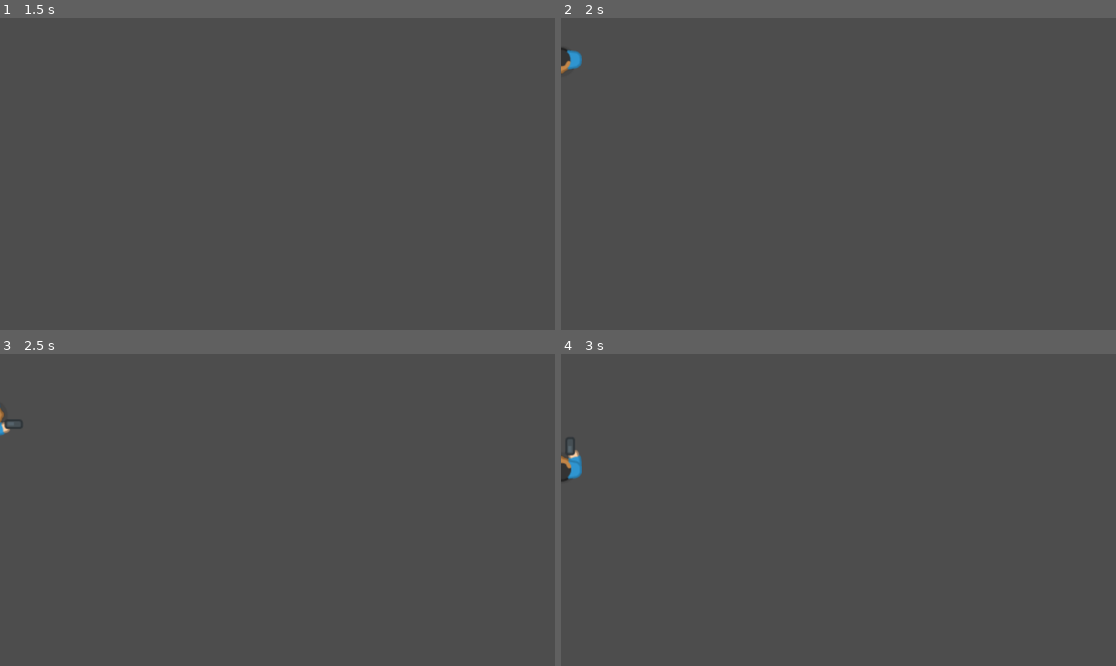
Above: before the commit, frames 1-4 (two rows, left to right).
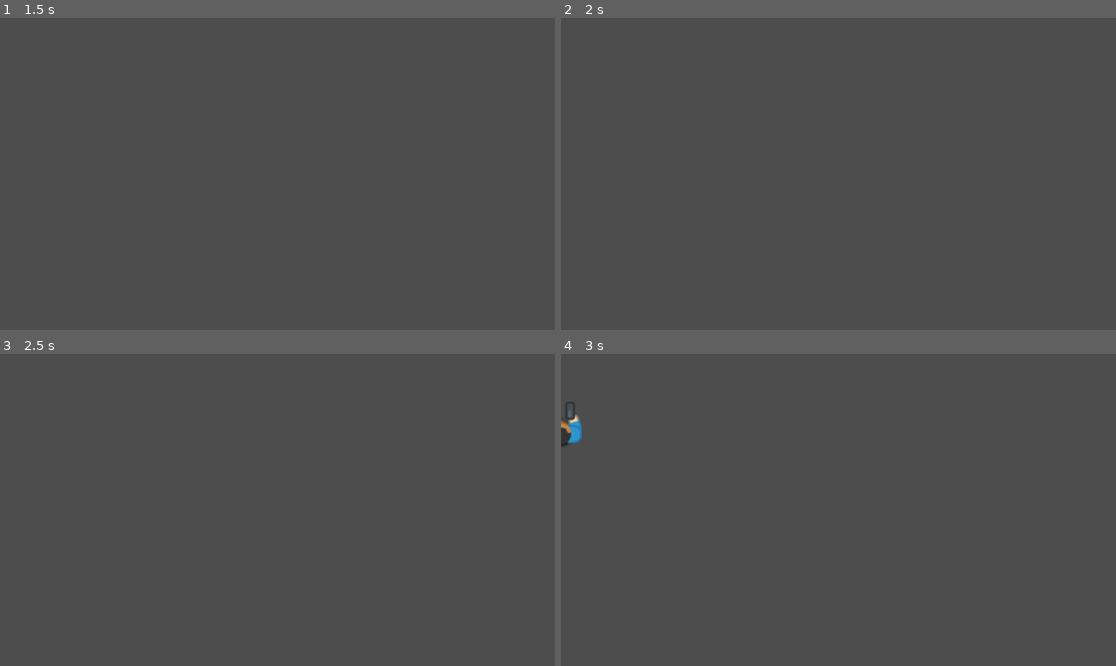
Above: after the commit, the same moments.

Repository: erneani/faroeste-papoco
Game: Godot game, scene res://scenes/Main.tscn
Same seed, same stepped clock (60 frames per second), same inputs: the game is played once before the commit and once after it. This scene is started directly instead of the project's main scene.
Inputs:
- Up to frame 1 (1.5 s): tap Enter at 0.5 s; hold Right (right) 0.53-1.28 s; hold Space (main_action) 0.53-1.28 s; hold Down (down) from 1.28 s (still down); tap Space (main_action) at 1.35 s
- Up to frame 2 (2 s): keep holding Down (down)
- Up to frame 3 (2.5 s): release Down (down) at 2.03 s; hold Right (right) from 2.03 s (still down); hold Space (main_action) from 2.03 s (still down)
- Up to frame 4 (3 s): tap Enter at 2.75 s; release Right (right) at 2.78 s; release Space (main_action) at 2.78 s; hold W (up) from 2.78 s (still down); tap Space (main_action) at 2.85 s

Frame 1 is identical in both runs. In frame 2, 0.2% of the frame differs, in the area x 0-4%, y 9-18%; in frame 3, 0.1%; in frame 4, 0.6%, in the area x 0-4%, y 15-41%.

Commit message:
feat: make player recoil

Diff:
--- a/engine/scenes/entities/player/Player.gd
+++ b/engine/scenes/entities/player/Player.gd
@@ -2,10 +2,20 @@
 
 @export var speed = 400
 @export var rotation_speed = 1.5
-@export var bullet_recoil = 10
+@export var recoil_speed = 4000
+
+var last_char_direction = Vector2(0,0)
+var can_shoot = true
+
+func push_player_back():
+	velocity = -last_char_direction * recoil_speed
+
 
 func get_inputs():
 	var input_direction = Input.get_vector("left", "right", "up", "down")
+
+	if input_direction != Vector2(0,0):
+		last_char_direction = input_direction
 
 	look_at(global_position + input_direction)
 
@@ -14,11 +24,18 @@
 	if Input.is_action_pressed("main_action") and input_direction:
 		velocity = Vector2(0, 0)
 
-	if Input.is_action_just_released("main_action"):
-		velocity = -velocity * bullet_recoil
+	if Input.is_action_just_released("main_action") and can_shoot:
+		can_shoot = false
+		push_player_back()
+		$Timer.start()
 
 
 func _physics_process(delta):
-	get_inputs()
+	if can_shoot:
+		get_inputs()
 
 	move_and_slide()
+
+
+func _on_timer_timeout():
+	can_shoot = true
--- a/engine/scenes/entities/player/Player.tscn
+++ b/engine/scenes/entities/player/Player.tscn
@@ -17,3 +17,9 @@
 [node name="Sprite2D" type="Sprite2D" parent="."]
 scale = Vector2(2, 2)
 texture = ExtResource("2_m0kod")
+
+[node name="Timer" type="Timer" parent="."]
+wait_time = 0.082
+one_shot = true
+
+[connection signal="timeout" from="Timer" to="." method="_on_timer_timeout"]
--- a/engine/scenes/entities/simple-bullet/SimpleBullet.gd
+++ b/engine/scenes/entities/simple-bullet/SimpleBullet.gd
@@ -1,3 +1,5 @@
 extends Area2D
 
 @export var speed = 400
+
+func _process(delta):
